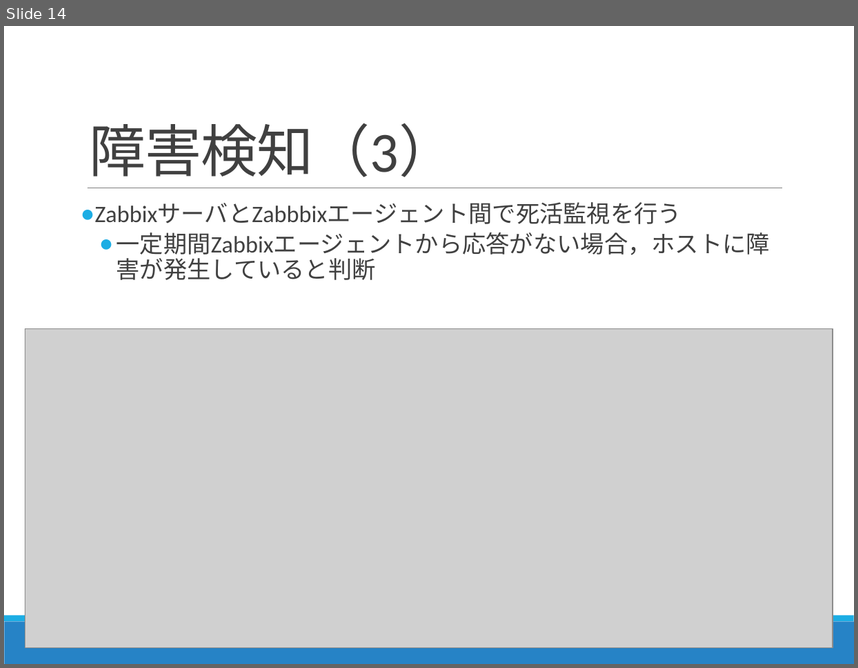
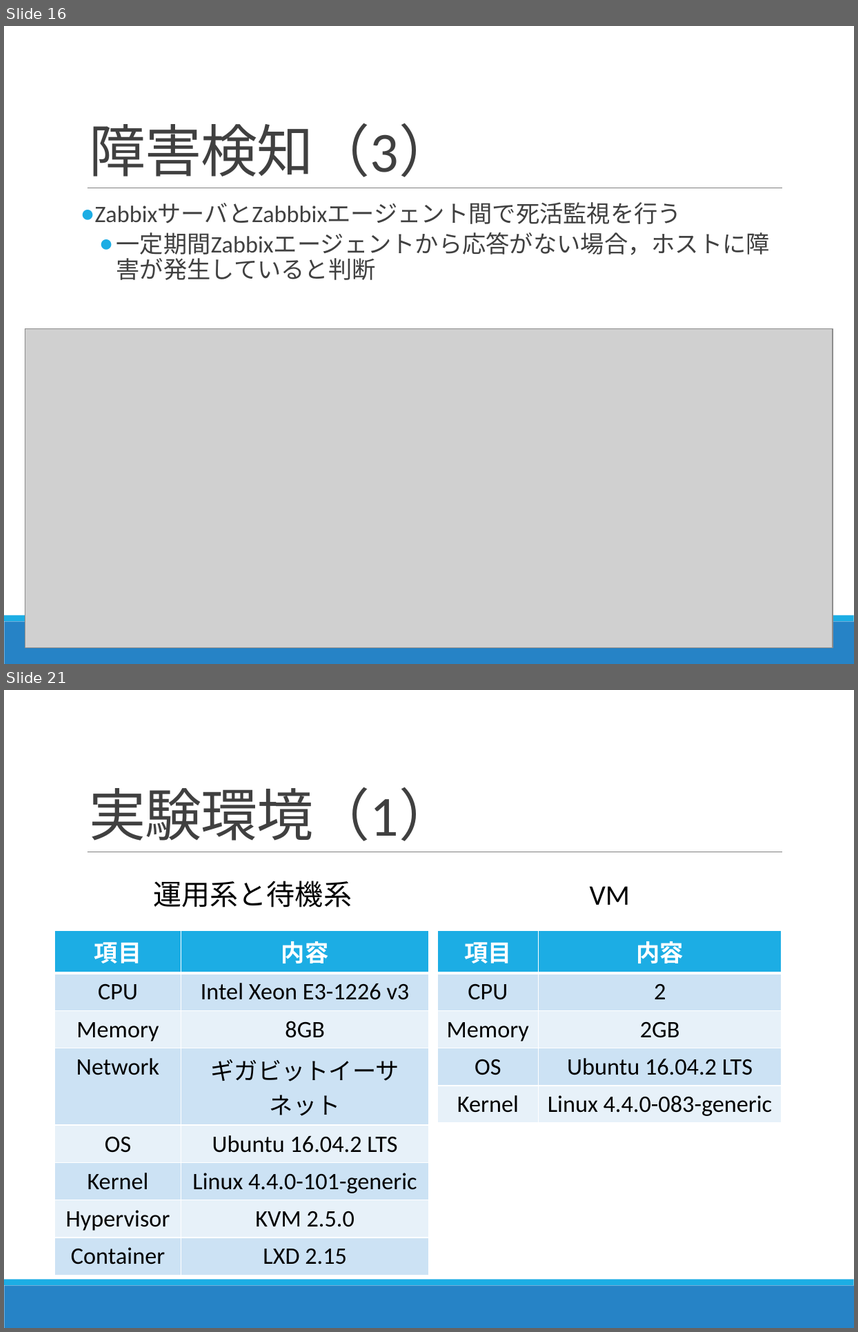
Before and after one commit to Kota0823/Document, a slide deck: 輪講2019-1_鈴木洸太.pptx. Shown one above the other, each under a label of ours: slide 14 before the commit, slides 16 and 21 after it; the slides between them are not shown. The pictures are 858x668 and 858x1332 pixels, drawn with LibreOffice and Linux fonts; fonts in the diff are those of the drawing; grey boxes stand for pictures. Boxes give left, top, right and bottom in pixels: in the first picture for what was removed or moved away, otherwise in the second. Text is boxed around its words. In the diff, an @@ line names an element or a change of style, - is before the commit and + after.

```diff
--- a/輪講2019-1_鈴木洸太.pptx
+++ b/輪講2019-1_鈴木洸太.pptx
@@ slide 21 added at bbox=[4, 690, 854, 1328], background #FFFFFF; not listed: 3 template elements that a slide beside it also shows @@
@@ title added at bbox=[89, 787, 455, 841], 48 pt, text #404040 @@
+実験環境（1）
@@ text added at bbox=[154, 880, 352, 907], 24 pt, text #000000 @@
+運用系と待機系
@@ text added at bbox=[590, 886, 630, 905], 24 pt, text #000000 @@
+VM
@@ table added at bbox=[55, 929, 430, 1267], 8 rows, 2 columns @@
+項目 | 内容
+CPU | Intel Xeon E3-1226 v3
+Memory | 8GB
+Network | ギガビットイーサネット
+OS | Ubuntu 16.04.2 LTS
+Kernel | Linux 4.4.0-101-generic
+Hypervisor | KVM 2.5.0
+Container | LXD 2.15
@@ table added at bbox=[437, 929, 782, 1118], 5 rows, 2 columns @@
+項目 | 内容
+CPU | 2
+Memory | 2GB
+OS | Ubuntu 16.04.2 LTS
+Kernel | Linux 4.4.0-083-generic
@@ what was slide 14 is now slide 16 @@
```
Also in this commit, not shown: 6 slides changed, 10 other slides added, 1 other file.
